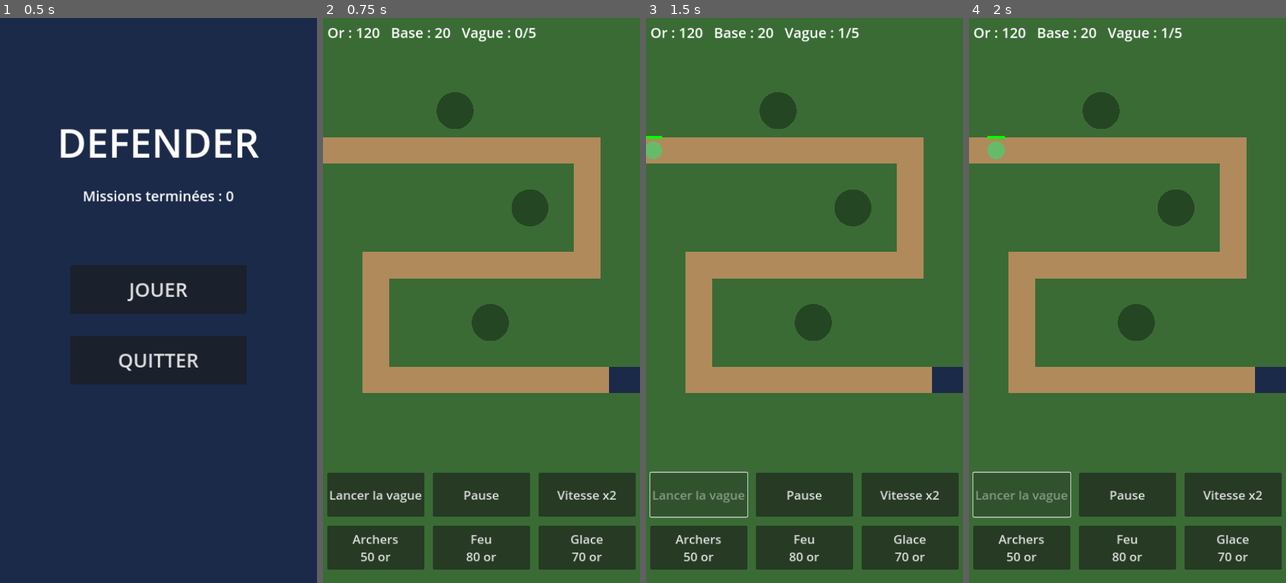
Above: before the commit, frames 1-4 (left to right).
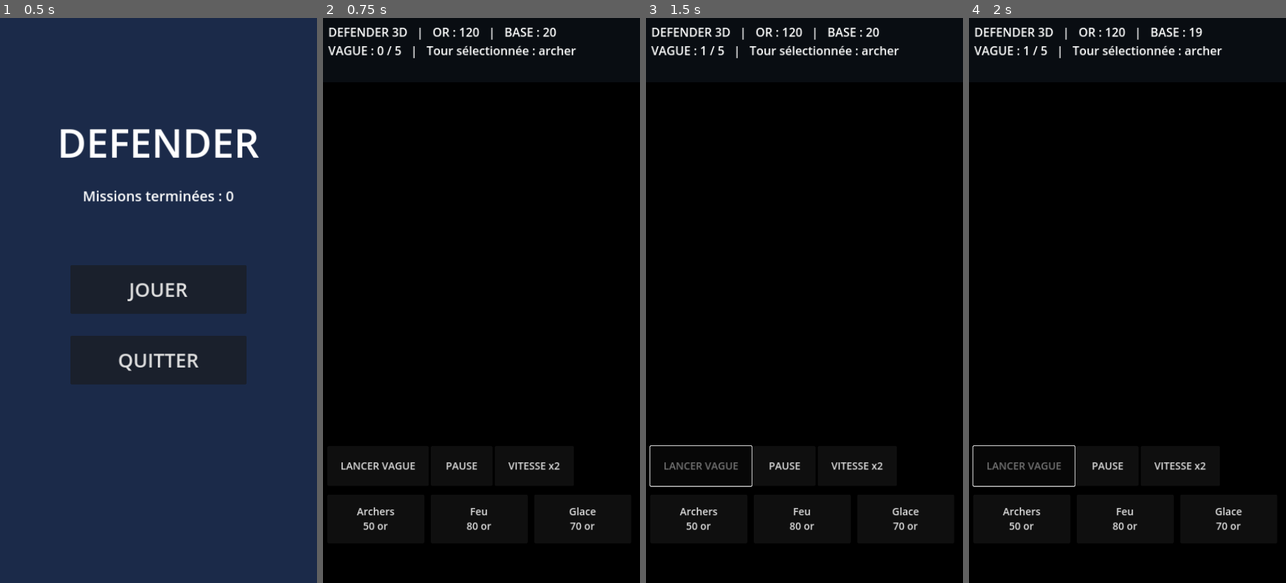
Above: after the commit, the same moments.

Repository: messisteve999-wq/Defender
Game: Godot game, scene res://scenes/MainMenu.tscn
The game is run twice, just before and just after one commit, with the same random seed, the same clock (stepped at 60 frames per second) and the same inputs.
Inputs:
- Up to frame 1 (0.5 s): no input
- Up to frame 2 (0.75 s): click "JOUER" at 0.5 s
- Up to frame 3 (1.5 s): click "Lancer la vague" (after the commit: "LANCER VAGUE") at 1.25 s
- Up to frame 4 (2 s): no input

Frame 1 is identical in both runs. In frame 2, 100% of the frame differs, in the area x 0-100%, y 0-100%; in frame 3, 100%; in frame 4, 100%.

Commit message:
Add first 3D DEFENDER battle prototype

Diff:
--- /dev/null
+++ b/scenes/Battle3D.tscn
@@ -0,0 +1,6 @@
+[gd_scene load_steps=2 format=3]
+
+[ext_resource type="Script" path="res://scripts/battle_3d.gd" id="1"]
+
+[node name="Battle3D" type="Node3D"]
+script = ExtResource("1")
--- /dev/null
+++ b/scripts/battle_3d.gd
@@ -0,0 +1,367 @@
+extends Node3D
+
+const SAVE_MANAGER = preload("res://scripts/save_manager.gd")
+
+var tower_defs = {}
+var enemy_defs = {}
+var level = {}
+var gold = 100
+var base_hp = 20
+var wave_index = -1
+var wave_active = false
+var paused = false
+var game_over = false
+var speed = 1.0
+var selected_tower = "archer"
+var spawn_timer = 0.0
+var spawn_interval = 1.0
+var queue = []
+var enemies = []
+var towers = []
+var slots = []
+var hud
+var wave_button
+var ui_layer
+
+var path_points = [
+    Vector3(-6, 0.15, -9),
+    Vector3(5, 0.15, -9),
+    Vector3(5, 0.15, -3),
+    Vector3(-4, 0.15, -3),
+    Vector3(-4, 0.15, 3),
+    Vector3(6, 0.15, 3),
+    Vector3(6, 0.15, 9)
+]
+
+func _ready():
+    tower_defs = _read_json("res://data/towers.json")
+    enemy_defs = _read_json("res://data/enemies.json")
+    var level_data = _read_json("res://data/levels.json")
+    level = level_data["levels"][0]
+    gold = int(level["start_gold"])
+    base_hp = int(level["base_health"])
+    _build_world()
+    _build_ui()
+    _refresh_hud()
+
+func _read_json(path):
+    var file = FileAccess.open(path, FileAccess.READ)
+    if file == null:
+        push_error("Fichier introuvable : " + path)
+        return {}
+    var result = JSON.parse_string(file.get_as_text())
+    return result if result != null else {}
+
+func _material(color):
+    var material = StandardMaterial3D.new()
+    material.albedo_color = color
+    material.roughness = 0.85
+    return material
+
+func _box(parent, size, pos, color):
+    var body = MeshInstance3D.new()
+    var mesh = BoxMesh.new()
+    mesh.size = size
+    body.mesh = mesh
+    body.position = pos
+    body.material_override = _material(color)
+    parent.add_child(body)
+    return body
+
+func _sphere(parent, radius, pos, color):
+    var body = MeshInstance3D.new()
+    var mesh = SphereMesh.new()
+    mesh.radius = radius
+    mesh.height = radius * 2.0
+    body.mesh = mesh
+    body.position = pos
+    body.material_override = _material(color)
+    parent.add_child(body)
+    return body
+
+func _build_world():
+    var env = WorldEnvironment.new()
+    var environment = Environment.new()
+    environment.background_mode = Environment.BG_SKY
+    environment.sky = Sky.new()
+    environment.ambient_light_source = Environment.AMBIENT_SOURCE_COLOR
+    environment.ambient_light_color = Color(0.55, 0.58, 0.66)
+    environment.ambient_light_energy = 0.8
+    env.environment = environment
+    add_child(env)
+
+    var sun = DirectionalLight3D.new()
+    sun.rotation_degrees = Vector3(-55, -30, 0)
+    sun.light_energy = 1.5
+    add_child(sun)
+
+    var camera = Camera3D.new()
+    camera.position = Vector3(0, 20, 20)
+    camera.look_at(Vector3(0, 0, 0), Vector3.UP)
+    camera.current = true
+    camera.fov = 48
+    add_child(camera)
+
+    _box(self, Vector3(17, 0.5, 25), Vector3(0, -0.3, 0), Color("#344b35"))
+
+    for x in range(-7, 8, 2):
+        for z in range(-11, 12, 2):
+            _box(self, Vector3(0.04, 0.01, 0.04), Vector3(x, -0.02, z), Color("#60734a"))
+
+    for i in range(path_points.size() - 1):
+        var a = path_points[i]
+        var b = path_points[i + 1]
+        var middle = (a + b) / 2.0
+        var length = a.distance_to(b)
+        var road = _box(self, Vector3(1.5, 0.12, length + 0.2), middle, Color("#8b7657"))
+        road.look_at(Vector3(b.x, middle.y, b.z), Vector3.UP)
+        road.rotation.x = 0
+        road.rotation.z = 0
+        if abs(b.x - a.x) > abs(b.z - a.z):
+            road.rotation.y = PI / 2.0
+
+    var base = _box(self, Vector3(1.5, 1.5, 1.5), Vector3(6, 0.65, 10), Color("#26344c"))
+    _sphere(self, 0.55, Vector3(6, 1.8, 10), Color("#d5b56a"))
+
+    slots = [
+        Vector3(-3, 0.2, -7),
+        Vector3(3, 0.2, -5),
+        Vector3(2, 0.2, 1),
+        Vector3(-2, 0.2, 5),
+        Vector3(3, 0.2, 7)
+    ]
+    for p in slots:
+        _box(self, Vector3(1.1, 0.12, 1.1), p, Color("#6c765b"))
+
+    for i in range(12):
+        var tree_x = -7.0 + float(i % 6) * 2.5
+        var tree_z = -11.0 + float(i / 6) * 21.0
+        _box(self, Vector3(0.3, 1.1, 0.3), Vector3(tree_x, 0.5, tree_z), Color("#59442c"))
+        _sphere(self, 0.9, Vector3(tree_x, 1.5, tree_z), Color("#203f2c"))
+
+func _build_ui():
+    ui_layer = CanvasLayer.new()
+    add_child(ui_layer)
+
+    var panel = ColorRect.new()
+    panel.color = Color(0.04, 0.06, 0.08, 0.88)
+    panel.position = Vector2(0, 0)
+    panel.size = Vector2(720, 145)
+    ui_layer.add_child(panel)
+
+    hud = Label.new()
+    hud.position = Vector2(12, 12)
+    hud.size = Vector2(690, 110)
+    hud.add_theme_font_size_override("font_size", 27)
+    hud.add_theme_color_override("font_color", Color.WHITE)
+    ui_layer.add_child(hud)
+
+    wave_button = _button("LANCER VAGUE", Vector2(10, 970), Vector2(230, 90), _start_wave)
+    _button("PAUSE", Vector2(245, 970), Vector2(140, 90), func(): paused = not paused)
+    _button("VITESSE x2", Vector2(390, 970), Vector2(180, 90), func(): speed = 2.0 if speed == 1.0 else 1.0)
+
+    var names = ["archer", "fire", "ice"]
+    for i in range(names.size()):
+        var id = names[i]
+        var data = tower_defs.get(id, {})
+        var label = str(data.get("name", id)) + "\n" + str(data.get("cost", 0)) + " or"
+        _button(label, Vector2(10 + i * 235, 1080), Vector2(220, 110), func(): selected_tower = id)
+
+func _button(text, pos, size, callback):
+    var button = Button.new()
+    button.text = text
+    button.position = pos
+    button.size = size
+    button.add_theme_font_size_override("font_size", 23)
+    button.pressed.connect(callback)
+    ui_layer.add_child(button)
+    return button
+
+func _start_wave():
+    if wave_active or game_over:
+        return
+    if wave_index + 1 >= level["waves"].size():
+        return
+    wave_index += 1
+    queue.clear()
+    var wave = level["waves"][wave_index]
+    for entry in wave["enemies"]:
+        for i in range(int(entry["count"])):
+            queue.append(entry["type"])
+    spawn_interval = float(wave["spawn_interval"])
+    spawn_timer = 0.0
+    wave_active = true
+    wave_button.disabled = true
+    _refresh_hud()
+
+func _unhandled_input(event):
+    if game_over:
+        return
+    var screen_position = Vector2.ZERO
+    var pressed = false
+    if event is InputEventMouseButton and event.pressed and event.button_index == MOUSE_BUTTON_LEFT:
+        screen_position = event.position
+        pressed = true
+    elif event is InputEventScreenTouch and event.pressed:
+        screen_position = event.position
+        pressed = true
+    if not pressed:
+        return
+    if screen_position.y > 940:
+        return
+    var camera = get_viewport().get_camera_3d()
+    if camera == null:
+        return
+    var origin = camera.project_ray_origin(screen_position)
+    var direction = camera.project_ray_normal(screen_position)
+    if abs(direction.y) < 0.001:
+        return
+    var distance = -origin.y / direction.y
+    if distance < 0:
+        return
+    var hit = origin + direction * distance
+    _place_tower(hit)
+
+func _place_tower(hit):
+    for i in range(slots.size()):
+        if Vector2(hit.x, hit.z).distance_to(Vector2(slots[i].x, slots[i].z)) > 0.9:
+            continue
+        for tower in towers:
+            if tower["slot"] == i:
+                var cost = int(tower_defs[tower["type"]]["cost"] * 0.8 * tower["level"])
+                if tower["level"] < 3 and gold >= cost:
+                    gold -= cost
+                    tower["level"] += 1
+                    tower["damage"] *= 1.4
+                    _refresh_hud()
+                return
+        var definition = tower_defs.get(selected_tower, {})
+        var tower_cost = int(definition.get("cost", 999999))
+        if gold < tower_cost:
+            return
+        gold -= tower_cost
+        var root = Node3D.new()
+        root.position = slots[i]
+        add_child(root)
+        _box(root, Vector3(0.9, 0.7, 0.9), Vector3(0, 0.35, 0), Color("#6d6a61"))
+        var color = Color(definition.get("color", "#d9d9d9"))
+        _box(root, Vector3(0.5, 1.5, 0.5), Vector3(0, 1.35, 0), color)
+        _sphere(root, 0.4, Vector3(0, 2.2, 0), color)
+        towers.append({
+            "slot": i,
+            "type": selected_tower,
+            "root": root,
+            "level": 1,
+            "cooldown": 0.0,
+            "damage": float(definition.get("damage", 10)),
+            "range": float(definition.get("range", 4))
+        })
+        _refresh_hud()
+        return
+
+func _spawn_enemy(type):
+    var definition = enemy_defs.get(type, {})
+    var root = Node3D.new()
+    root.position = path_points[0]
+    add_child(root)
+    var color = Color(definition.get("color", "#9e3333"))
+    _box(root, Vector3(0.7, 1.0, 0.7), Vector3(0, 0.55, 0), color)
+    _sphere(root, 0.35, Vector3(0, 1.25, 0), Color("#302c2a"))
+    enemies.append({
+        "root": root,
+        "data": definition,
+        "hp": float(definition.get("hp", 30)),
+        "max_hp": float(definition.get("hp", 30)),
+        "point": 1,
+        "slow": 0.0
+    })
+
+func _process(delta):
+    if paused or game_over:
+        return
+    var dt = delta * speed
+    if not queue.is_empty():
+        spawn_timer -= dt
+        if spawn_timer <= 0:
+            _spawn_enemy(queue.pop_front())
+            spawn_timer = spawn_interval
+
+    for enemy in enemies:
+        enemy["slow"] = max(0.0, enemy["slow"] - dt)
+        if enemy["point"] >= path_points.size():
+            continue
+        var target = path_points[enemy["point"]]
+        var factor = 0.5 if enemy["slow"] > 0 else 1.0
+        enemy["root"].position = enemy["root"].position.move_toward(
+            target, float(enemy["data"].get("speed", 1.5)) * factor * dt
+        )
+        if enemy["root"].position.distance_to(target) < 0.15:
+            enemy["point"] += 1
+
+    var survivors = []
+    for enemy in enemies:
+        if enemy["hp"] <= 0:
+            gold += int(enemy["data"].get("reward", 5))
+            enemy["root"].queue_free()
+        elif enemy["point"] >= path_points.size():
+            base_hp -= 1
+            enemy["root"].queue_free()
+        else:
+            survivors.append(enemy)
+    enemies = survivors
+
+    for tower in towers:
+        tower["cooldown"] -= dt
+        if tower["cooldown"] > 0:
+            continue
+        var target_enemy = null
+        var best_progress = -1.0
+        for enemy in enemies:
+            var distance = tower["root"].position.distance_to(enemy["root"].position)
+            if distance <= tower["range"]:
+                var progress = float(enemy["point"]) * 100.0
+                if progress > best_progress:
+                    best_progress = progress
+                    target_enemy = enemy
+        if target_enemy != null:
+            tower["cooldown"] = 0.8
+            target_enemy["hp"] -= tower["damage"]
+            var tower_type = tower["type"]
+            if tower_type == "ice":
+                target_enemy["slow"] = 1.5
+            if tower_type == "fire":
+                for other in enemies:
+                    if other["root"].position.distance_to(target_enemy["root"].position) < 1.6:
+                        other["hp"] -= tower["damage"] * 0.35
+
+    if base_hp <= 0:
+        _finish(false)
+    elif wave_active and queue.is_empty() and enemies.is_empty():
+        wave_active = false
+        wave_button.disabled = false
+        if wave_index >= level["waves"].size() - 1:
+            _finish(true)
+    _refresh_hud()
+
+func _refresh_hud():
+    if hud:
+        hud.text = "DEFENDER 3D   |   OR : %d   |   BASE : %d\nVAGUE : %d / %d   |   Tour sélectionnée : %s" % [
+            gold, base_hp, max(wave_index + 1, 0), level.get("waves", []).size(), selected_tower
+        ]
+
+func _finish(victory):
+    if game_over:
+        return
+    game_over = true
+    if victory:
+        var stars = 3 if base_hp >= 15 else (2 if base_hp >= 8 else 1)
+        SAVE_MANAGER.complete_mission(int(level["level_id"]), stars)
+    var result = Label.new()
+    result.text = "VICTOIRE !" if victory else "DÉFAITE"
+    result.position = Vector2(80, 400)
+    result.size = Vector2(560, 130)
+    result.horizontal_alignment = HORIZONTAL_ALIGNMENT_CENTER
+    result.add_theme_font_size_override("font_size", 64)
+    ui_layer.add_child(result)
+    var menu = _button("MENU PRINCIPAL", Vector2(150, 600), Vector2(420, 100), func(): get_tree().change_scene_to_file("res://scenes/MainMenu.tscn"))
+    menu.z_index = 10
--- a/scripts/main_menu.gd
+++ b/scripts/main_menu.gd
@@ -25,7 +25,7 @@
 	info.horizontal_alignment = HORIZONTAL_ALIGNMENT_CENTER
 	add_child(info)
 
-	_make_button("JOUER", Vector2(160, 560), func(): get_tree().change_scene_to_file("res://scenes/Battle.tscn"))
+	_make_button("JOUER", Vector2(160, 560), func(): get_tree().change_scene_to_file("res://scenes/Battle3D.tscn"))
 	_make_button("QUITTER", Vector2(160, 720), func(): get_tree().quit())
 
 func _make_button(text: String, pos: Vector2, cb: Callable) -> void:
Not shown, changed: export_presets.cfg
